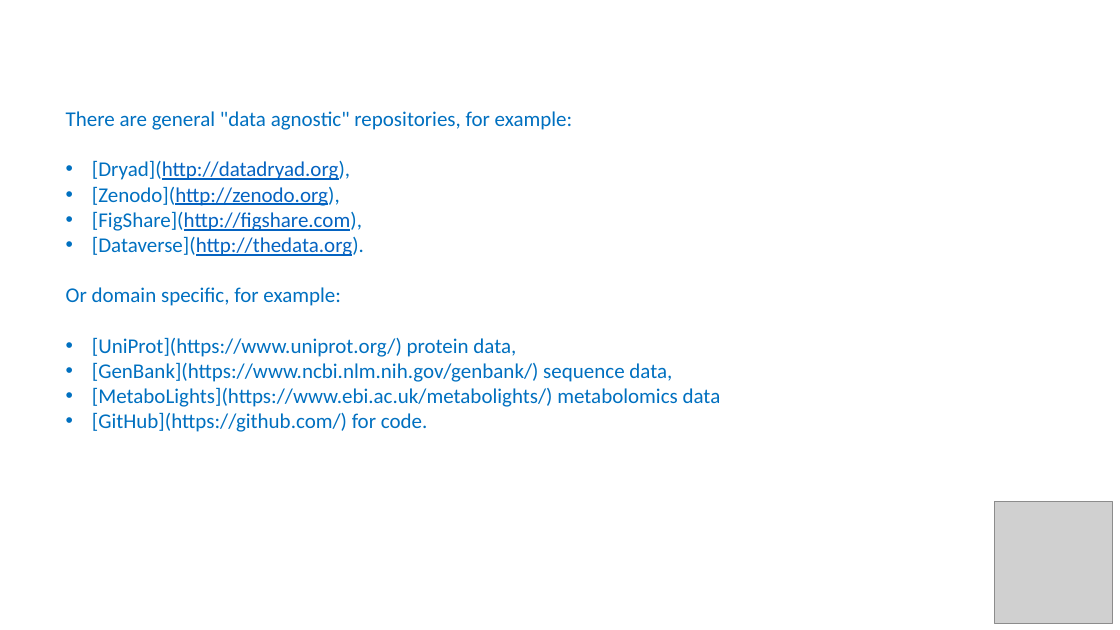
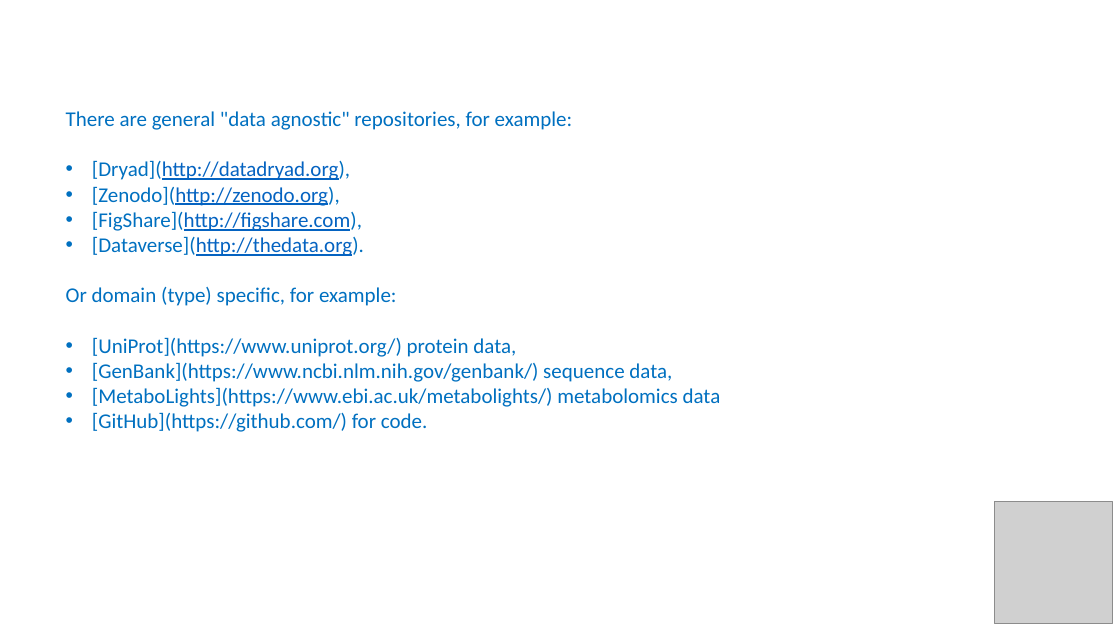
Before and after one commit to tobyhodges/solid-waddle, a slide deck: slide 5 of instructors/Repositories.pptx. Drawn at 1120x630 pixels with LibreOffice and Linux fonts; fonts in the diff are those of the drawing; grey boxes stand for pictures. Boxes give left, top, right and bottom in pixels: in the first picture for what was removed or moved away, otherwise in the second. Text is boxed around its words. In the diff, an @@ line names an element or a change of style, - is before the commit and + after.

```diff
--- a/instructors/Repositories.pptx
+++ b/instructors/Repositories.pptx
@@ text at (66, 287, 397, 306): text changed @@
-Or domain specific, for example:
+Or domain (type) specific, for example:
```
Also in this commit, not shown: 2 other slides changed, 3 slides added, 1 slide removed, 3 other files.
